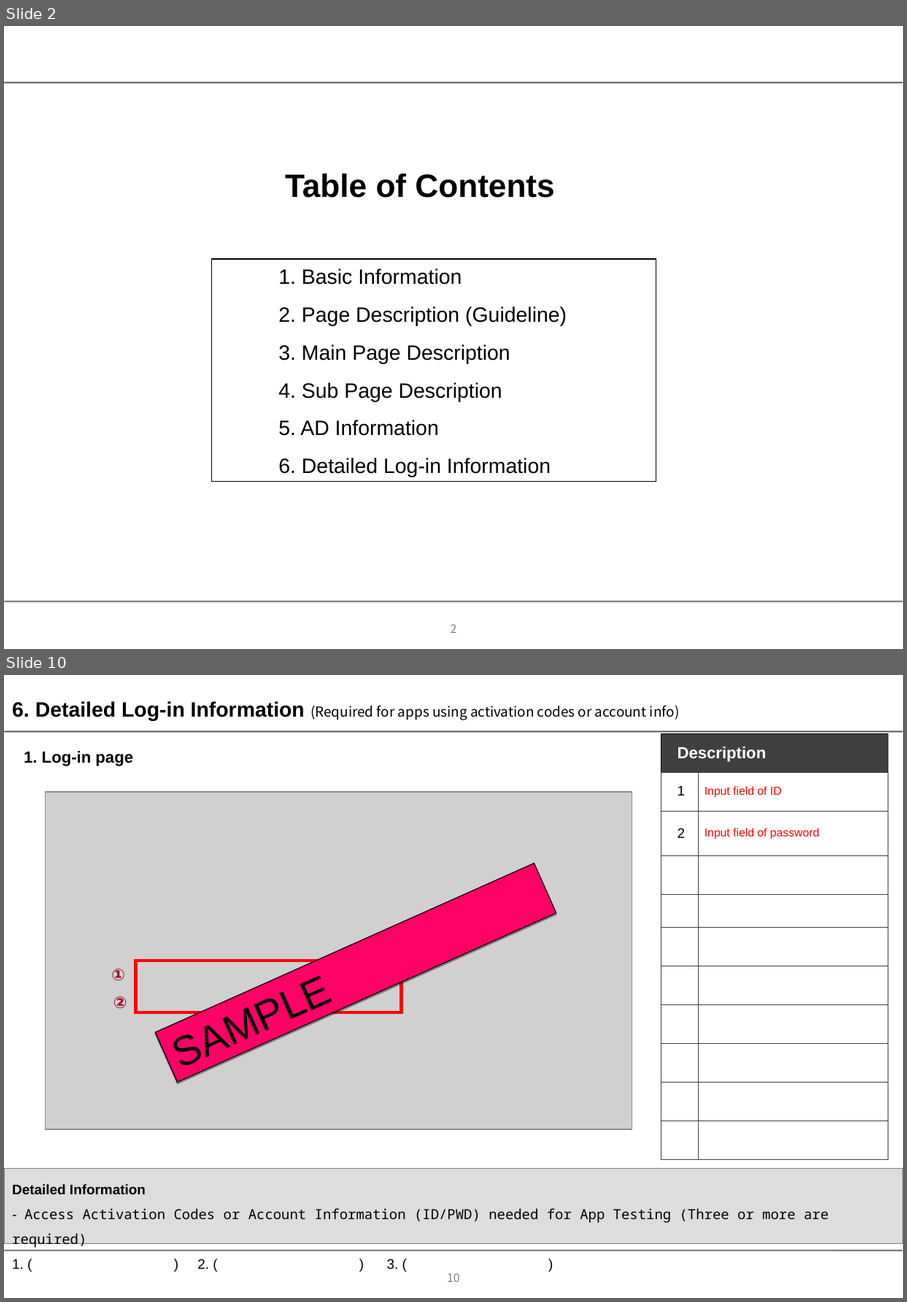
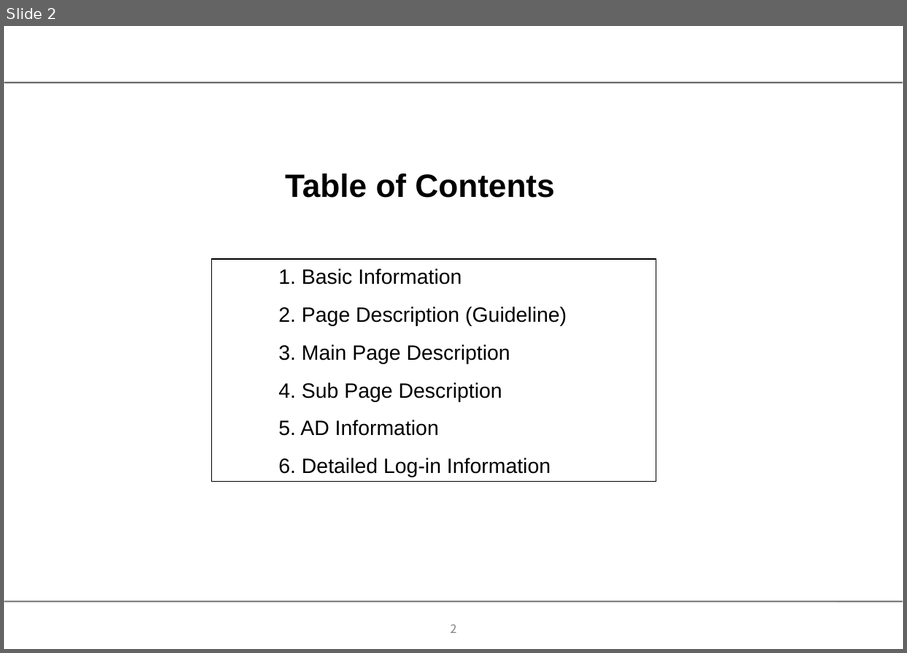
Before and after one commit to mervick/orangeeplayer, a slide deck: docs/documents for lg qa 3.0/app_description_3 0.ppt. Shown one above the other, each under a label of ours: slides 2 and 10 before the commit, slide 2 after it; the slides between them are not shown. The pictures are 907x1302 and 907x653 pixels, drawn with LibreOffice and Linux fonts; fonts in the diff are those of the drawing; grey boxes stand for pictures; background and template pictures are left out. Boxes give left, top, right and bottom in pixels: in the first picture for what was removed or moved away, otherwise in the second. Text is boxed around its words. In the diff, an @@ line names an element or a change of style, - is before the commit and + after.

```diff
--- a/docs/documents for lg qa 3.0/app_description_3 0.ppt
+++ b/docs/documents for lg qa 3.0/app_description_3 0.ppt
@@ slide 10 removed at <box>4,675,903,1298</box>, background #FFFFFF; not listed: 5 template elements that a slide beside it also shows @@
@@ text removed at <box>12,701,680,721</box> @@
-6. Detailed Log-in Information (Required for apps using activation codes or account info)
@@ table removed at <box>661,733,889,1155</box>, 11 rows, 2 columns @@
-Description | 
-1 | Input field of ID
-2 | Input field of password
- | 
- | 
- | 
- | 
- | 
- | 
- | 
- | 
@@ text removed at <box>24,751,133,766</box> @@
-1. Log-in page
@@ picture removed at <box>45,792,631,1129</box> @@
@@ rectangle removed at <box>155,863,557,1082</box> @@
-SAMPLE
@@ text removed at <box>111,968,125,981</box> @@
-①
@@ rectangle removed at <box>136,960,401,1013</box> @@
@@ text removed at <box>114,996,127,1009</box> @@
-②
@@ rectangle removed at <box>4,1168,903,1242</box> @@
-Detailed Information
-- Access Activation Codes or Account Information (ID/PWD) needed for App Testing (Three or more are required)
-1. ( ) 2. ( ) 3. ( )
```
Also in this commit, not shown: 3 slides changed, 3 slides added, 5 other slides removed, 2 other files.
